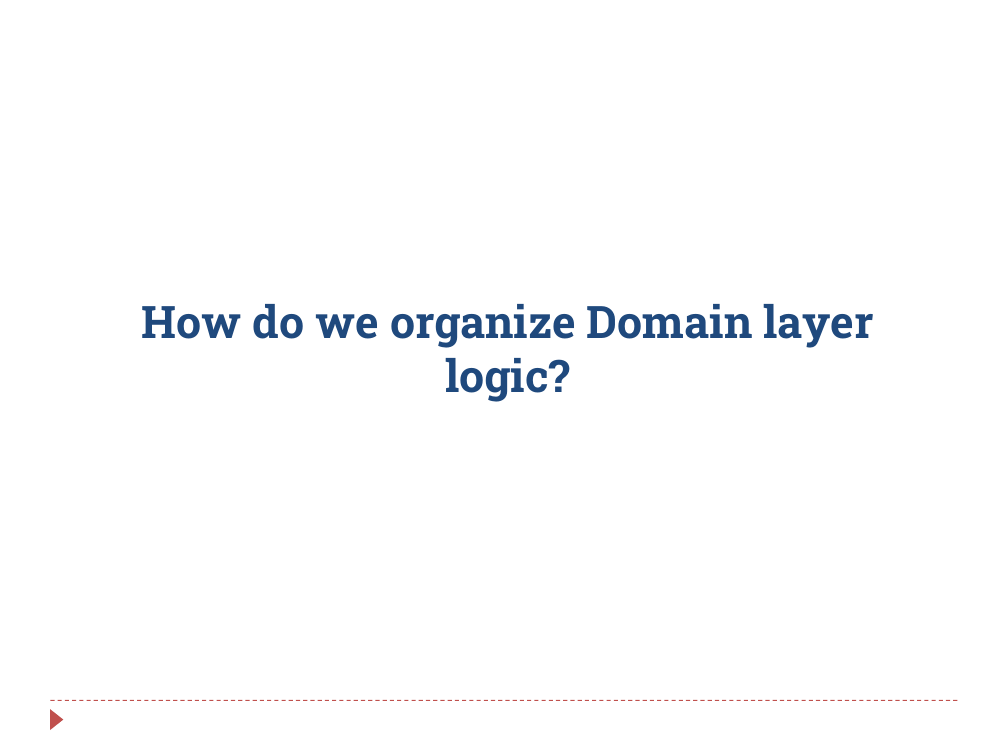
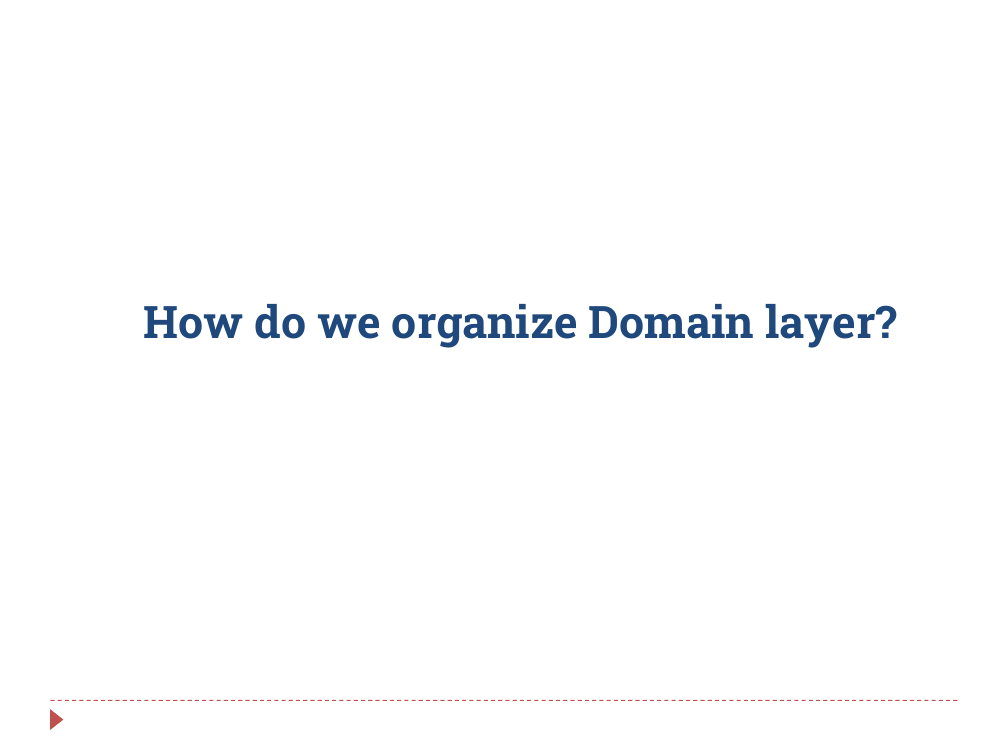
Before and after one commit to zarras/myy803-slides, a slide deck: slide 4 of SoftEng-Lab-JPA.ppt. Drawn at 1008x756 pixels with LibreOffice and Linux fonts; fonts in the diff are those of the drawing. Boxes give left, top, right and bottom in pixels: in the first picture for what was removed or moved away, otherwise in the second. Text is boxed around its words. In the diff, an @@ line names an element or a change of style, - is before the commit and + after.

```diff
--- a/SoftEng-Lab-JPA.ppt
+++ b/SoftEng-Lab-JPA.ppt
@@ text at [143, 304, 897, 348]: text changed @@
-How do we organize Domain layer logic?
+How do we organize Domain layer?
```
Also in this commit, not shown: 6 other slides changed, 1 slide added, 1 slide removed, 2 other files.
